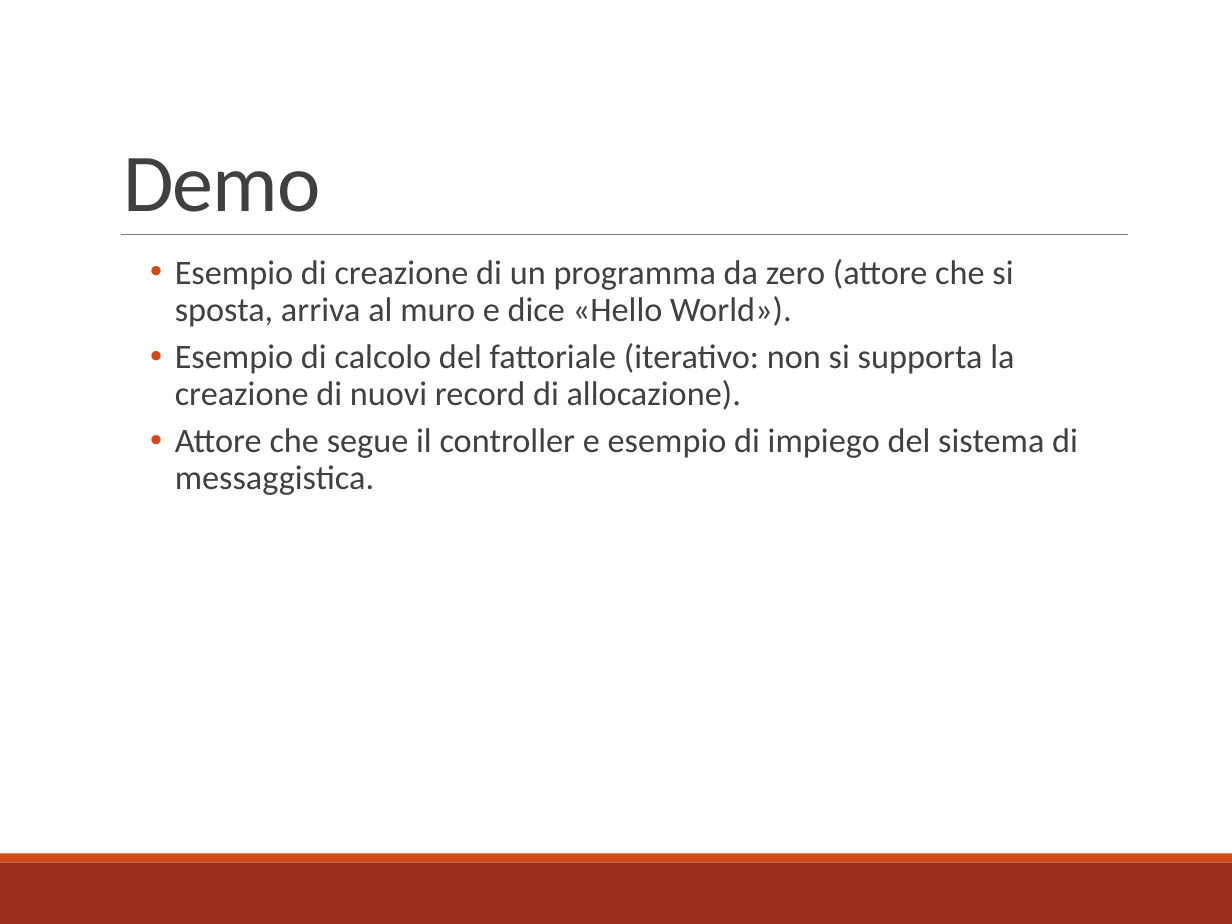
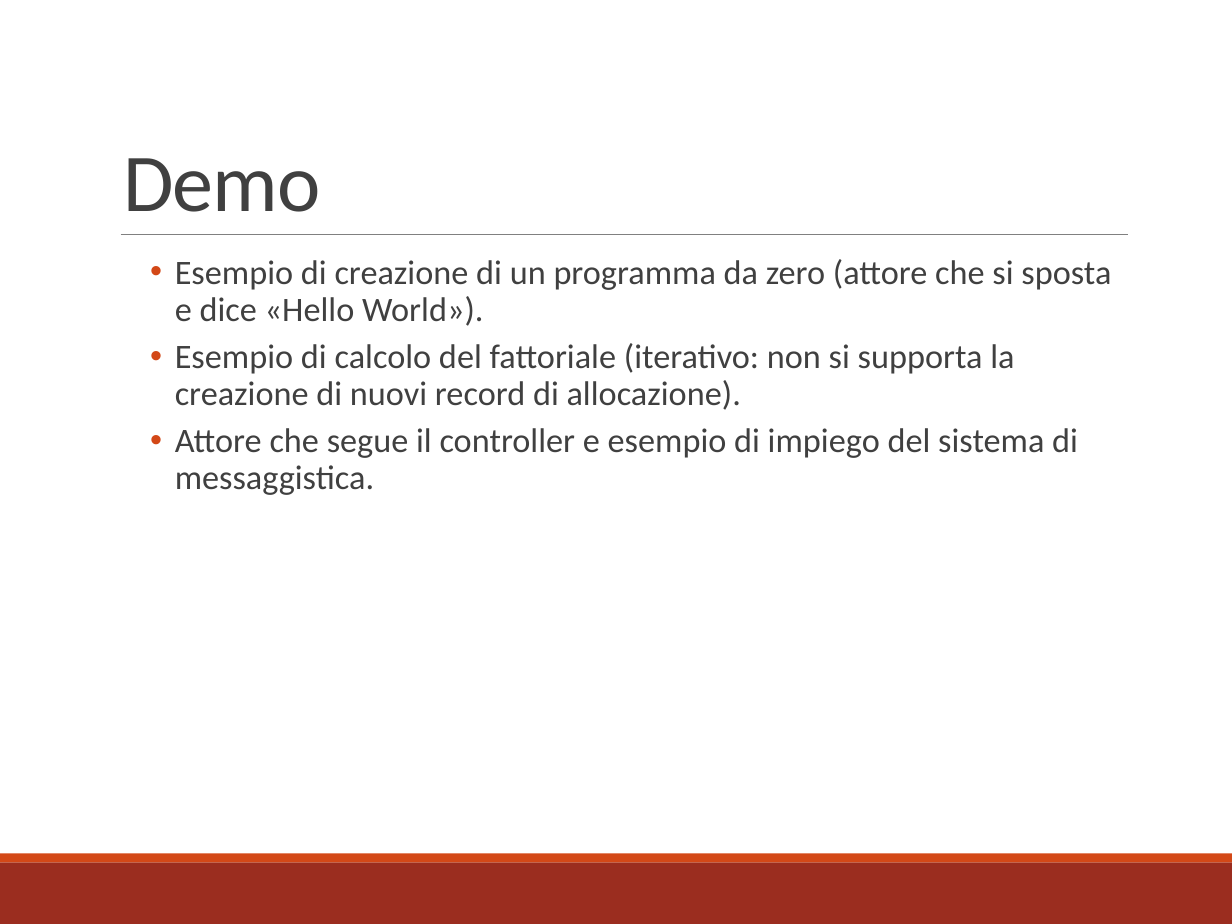
Before and after one commit to mbosc/scartch, a slide deck: slide 24 of Presentazione.pptx (slide 23 before the commit). Drawn at 1232x924 pixels with LibreOffice and Linux fonts; fonts in the diff are those of the drawing. Boxes give left, top, right and bottom in pixels: in the first picture for what was removed or moved away, otherwise in the second. Text is boxed around its words. In the diff, an @@ line names an element or a change of style, - is before the commit and + after.

```diff
--- a/Presentazione.pptx
+++ b/Presentazione.pptx
@@ text at [175,259,1111,326]: text changed @@
-  • Esempio di creazione di un programma da zero (attore che si sposta, arriva al muro e dice «Hello World»).
+  • Esempio di creazione di un programma da zero (attore che si sposta e dice «Hello World»).
```
Also in this commit, not shown: 13 other slides changed, 1 slide added.
